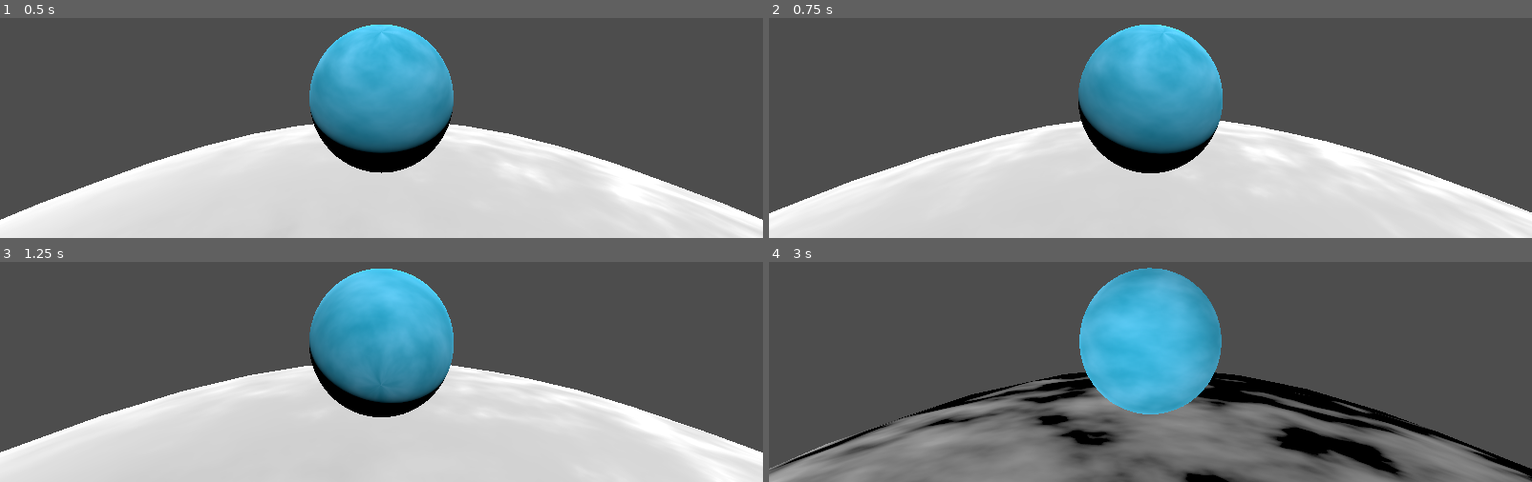
Above: before the commit, frames 1-4 (two rows, left to right).
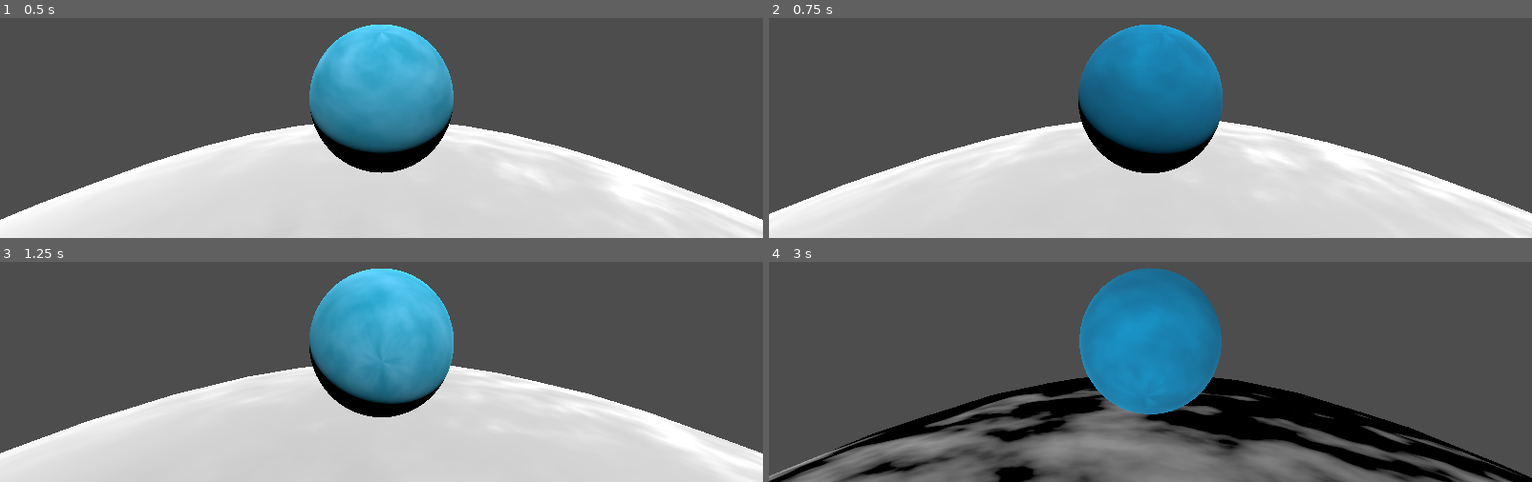
Above: after the commit, the same moments.

Repository: westonkelliher/Mote
Game: Godot game, scene res://world.tscn
Two runs of this game, one before a commit and one after it. Both use one fixed random seed, a clock stepped at 60 frames per second and the inputs below.
Inputs (mouse positions are in pixels of both pictures, inside the frame that each line leads up to):
- Up to frame 1 (0.5 s): no input
- Up to frame 2 (0.75 s): move the mouse to (1188, 22) at 0.52 s; hold W (forward) from 0.53 s (still down)
- Up to frame 3 (1.25 s): keep holding W (forward); tap Space (jump) at 0.77 s
- Up to frame 4 (3 s): keep holding W (forward); move the mouse to (1112, 270) at 1.27 s; tap Space (jump) at 1.52 s; move the mouse to (outside the picture) at 2.02 s; move the mouse to (1142, 275) at 2.77 s

Frame 1 is identical in both runs. In frame 2, 8.5% of the frame differs, in the area x 0-100%, y 3-90%; in frame 3, 1.0%; in frame 4, 30%, in the area x 0-100%, y 2-100%.

Commit message:
change color when jump is available

Diff:
--- a/character/ball.gd
+++ b/character/ball.gd
@@ -82,10 +82,12 @@
 			if frames_since_jump > 1:
 				has_hit_floor_since_jump = true
 			on_floor = true
-			$CoyoteTimer.start()
+			$Mesh.mesh.material = preload("res://materials/ball.tres")
+			$CoyoteTimer.start()#($CoyoteTimer.wait_time)
 	#
 	frames_since_jump += 1
 
 
 func _on_coyote_timer_timeout() -> void:
 	on_floor = false
+	$Mesh.mesh.material = preload("res://materials/ball_dud.tres")
--- a/character/ball.tscn
+++ b/character/ball.tscn
@@ -18,6 +18,7 @@
 contact_monitor = true
 max_contacts_reported = 6
 script = ExtResource("1_w6bjn")
+COYOTE_TIME = 0.3
 
 [node name="Shape" type="CollisionShape3D" parent="."]
 shape = SubResource("SphereShape3D_vgunc")
--- /dev/null
+++ b/materials/ball_dud.tres
@@ -0,0 +1,15 @@
+[gd_resource type="StandardMaterial3D" load_steps=4 format=3 uid="uid://bvpf4mortf33v"]
+
+[sub_resource type="Gradient" id="Gradient_phpry"]
+colors = PackedColorArray(0.803922, 1, 1, 1, 0.235294, 0.8, 0.823529, 1)
+
+[sub_resource type="FastNoiseLite" id="FastNoiseLite_c7e3l"]
+
+[sub_resource type="NoiseTexture2D" id="NoiseTexture2D_ouy31"]
+seamless = true
+color_ramp = SubResource("Gradient_phpry")
+noise = SubResource("FastNoiseLite_c7e3l")
+
+[resource]
+albedo_color = Color(4.33177e-06, 0.597364, 0.808766, 1)
+albedo_texture = SubResource("NoiseTexture2D_ouy31")
